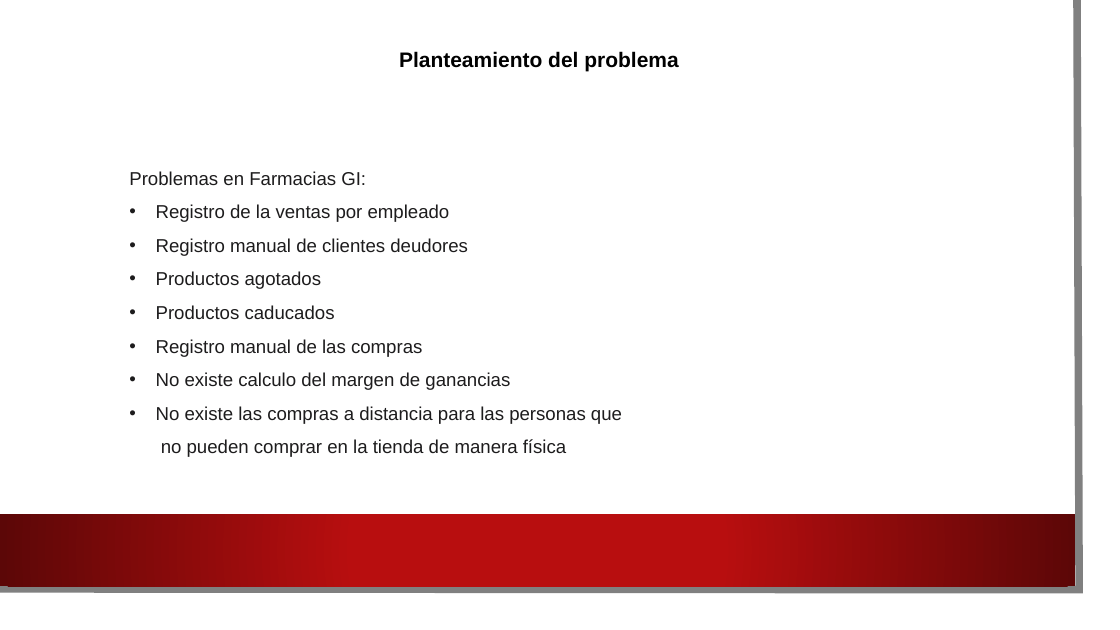
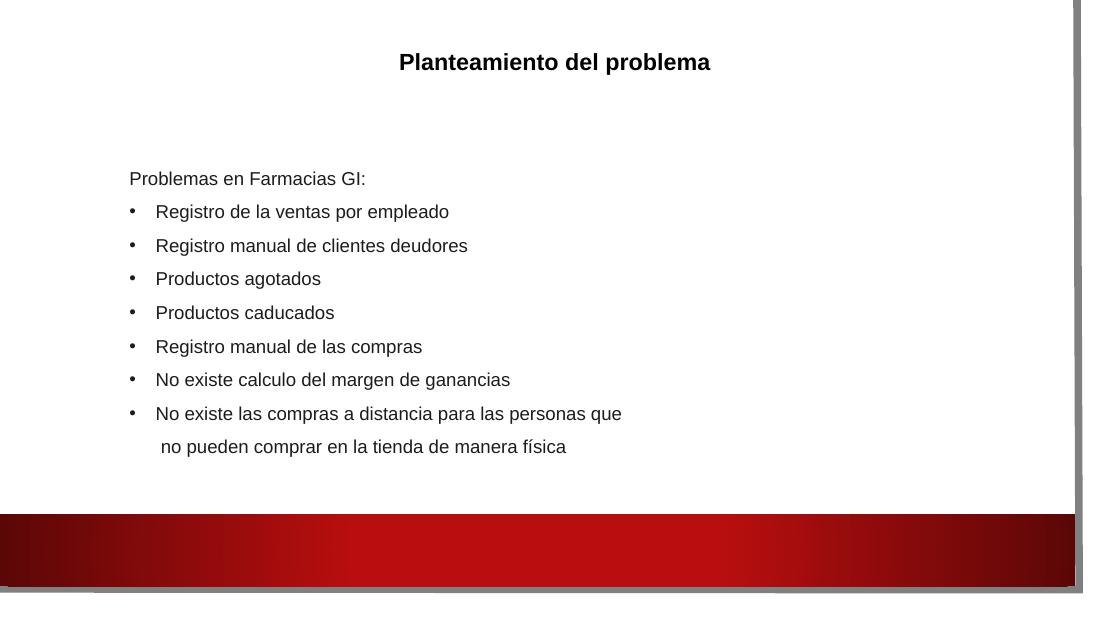
Before and after one commit to HeberZabdiel/FarmaciaGiDocumentos, a slide deck: slide 4 of Presentacion asesor uno.pptx. Drawn at 1120x630 pixels with LibreOffice and Linux fonts; fonts in the diff are those of the drawing; background and template pictures are left out. Boxes give left, top, right and bottom in pixels: in the first picture for what was removed or moved away, otherwise in the second. Text is boxed around its words. In the diff, an @@ line names an element or a change of style, - is before the commit and + after.

```diff
--- a/Presentacion asesor uno.pptx
+++ b/Presentacion asesor uno.pptx
@@ text "Planteamiento del problema" at [399,53,710,75]: size 18 to 20 pt @@
```
Also in this commit, not shown: 3 other slides changed, 1 slide added, 1 slide removed, 2 other files.
